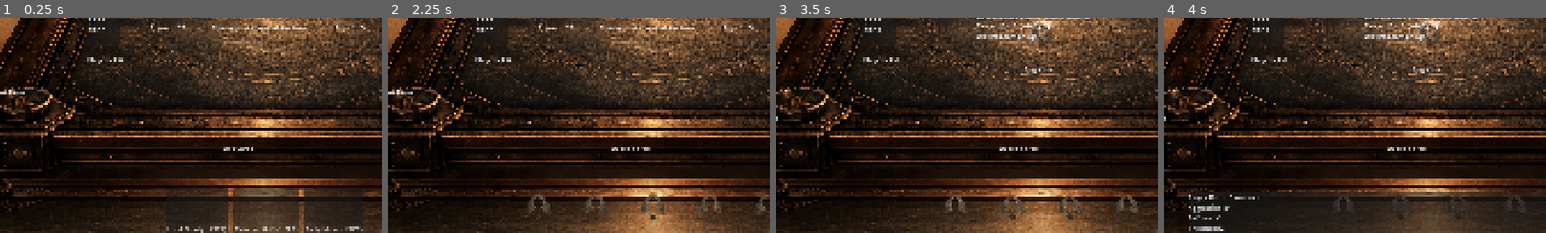
Above: before the commit, frames 1-4 (left to right).
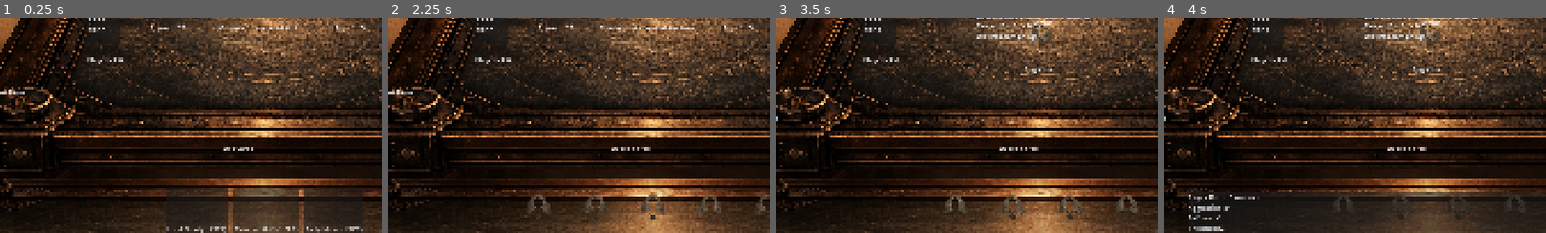
Above: after the commit, the same moments.

Repository: xyz-ai/boss-rush
Game: Godot game, scene res://scenes/main/Main.tscn
The game is run twice, just before and just after one commit, with the same random seed, the same clock (stepped at 60 frames per second) and the same inputs.
Inputs:
- Up to frame 1 (0.25 s): no input
- Up to frame 2 (2.25 s): click "BattleDeck" at 0.5 s; click "BetDeck" at 1.25 s; click "Hold Steady (0 SPR)" at 2 s
- Up to frame 3 (3.5 s): click "Aggression" at 2.75 s
- Up to frame 4 (4 s): click "Summary" at 3.5 s
The pictures show only the part of the screen within x 16-66%, y 40-90%; the shares and areas given below are measured in that part.

The runs differ from the first frame. In frame 1, 0.2% of the frame differs, in the area x 55-81%, y 3-6%; in frame 2, nothing differs; in frame 3, less than 0.1%; in frame 4, less than 0.1%.

Commit message:
2026.3.13

Diff:
--- a/scripts/ui/ClashAreaView.gd
+++ b/scripts/ui/ClashAreaView.gd
@@ -22,10 +22,9 @@
 	assert(_result_label != null, "ClashAreaView requires an existing ClashResultLabel node.")
 	clear_clash()
 
-func show_clash(player_card: Dictionary, boss_card: Dictionary, summary_text: String) -> void:
+func show_clash(player_card: Dictionary, boss_card: Dictionary) -> void:
 	_place_card(_player_card_slot, player_card, "PlayerClashCard")
 	_place_card(_boss_card_slot, boss_card, "BossClashCard")
-	_result_label.text = summary_text
 
 func set_result_text(text: String) -> void:
 	_result_label.text = text
--- a/scripts/ui/Main.gd
+++ b/scripts/ui/Main.gd
@@ -17,7 +17,7 @@
 const MAX_LOG_LINES := 5
 const BET_PHASE_CLOSED := "closed"
 const BET_MODE_DEFAULT_ENABLED := true
-const TURN_RESULT_DISPLAY_DURATION := 1.6
+const TURN_RESULT_DISPLAY_DURATION := 2.0
 const VIEW_MODE_BATTLE := "battle"
 const VIEW_MODE_BET := "bet"
 const ROUND_FOLLOWUP_NONE := ""
@@ -733,6 +733,28 @@
 	if is_instance_valid(_turn_result_popup):
 		_turn_result_popup.hide()
 
+func _current_center_guidance_text() -> String:
+	if _challenge_over:
+		return "Challenge complete."
+	if _round_feedback_active:
+		return ""
+	if _post_bet_window_open:
+		if _post_bet_effects_applied or _player_post_bet != null:
+			return "Choose End Turn to continue."
+		return "Post-Bet: play one bet card or choose End Turn."
+	if not bet_mode_enabled:
+		return "Choose a card to start the turn."
+	if _bet_phase == BET_CARD_SCRIPT.TIMING_PRE:
+		if _player_pre_bet == null:
+			return "Optional: place a bet first."
+		return "Choose a battle card to start the turn."
+	return "Choose a card to start the turn."
+
+func _refresh_center_guidance() -> void:
+	if _clash_area_view == null:
+		return
+	_clash_area_view.set_result_text(_current_center_guidance_text())
+
 func show_turn_result_popup(payload: Dictionary) -> void:
 	if not is_instance_valid(_turn_result_popup) or not is_instance_valid(_feedback_label):
 		return
@@ -809,8 +831,6 @@
 	_pending_round_followup_result = result.duplicate(true)
 	var payload := _build_round_feedback_payload(result)
 	show_turn_result_popup(payload)
-	if _clash_area_view != null:
-		_clash_area_view.set_result_text(str(payload.get("headline_text", "")))
 	_refresh_ui()
 	var tree := _host.get_tree()
 	if tree == null:
@@ -826,8 +846,6 @@
 	_pending_round_followup = ROUND_FOLLOWUP_NONE
 	_pending_round_followup_result.clear()
 	_hide_turn_result_popup()
-	if _clash_area_view != null:
-		_clash_area_view.set_result_text(str(result.get("summary_text", "")))
 	match followup:
 		ROUND_FOLLOWUP_OPEN_POST_BET:
 			_open_post_bet_window(result)
@@ -927,6 +945,7 @@
 		_boss_deck_view.set_hand(_boss_state.cards, _boss_state.used_slots)
 	_boss_battle_deck_view.set_deck(_boss_state.cards, _boss_battle_revealed, _boss_state.used_slots)
 	_boss_battle_deck_view.set_reveal_enabled(not _challenge_over)
+	_refresh_center_guidance()
 	_refresh_bet_ui()
 	_refresh_summary_texts()
 	_refresh_viewport_modes()
@@ -1263,8 +1282,7 @@
 
 	_clash_area_view.show_clash(
 		result.get("player_card", {}),
-		result.get("boss_card", {}),
-		str(result.get("summary_text", ""))
+		result.get("boss_card", {})
 	)
 	_refresh_ui()
 
--- a/tests/smoke_runner.gd
+++ b/tests/smoke_runner.gd
@@ -9,6 +9,7 @@
 const MVP_BOSS_AI_SCRIPT := preload("res://scripts/game/BossAI.gd")
 const MVP_BATTLE_CARD_SCRIPT := preload("res://scripts/game/BattleCard.gd")
 const MVP_COMBAT_ACTOR_STATE_SCRIPT := preload("res://scripts/game/CombatActorState.gd")
+const ROUND_FEEDBACK_WAIT := 2.15
 
 func _init() -> void:
 	call_deferred("_run")
@@ -400,6 +401,7 @@
 		"ContentRoot/TableArea/BossBattleDeckView/BattleDeckRow",
 	]) as HBoxContainer
 	var turn_label: Label = scene.get_node_or_null("ContentRoot/TableArea/CenterInfo/TurnLabel")
+	var clash_result_label: Label = scene.get_node_or_null("ContentRoot/TableArea/ClashArea/ClashResultLabel")
 	var player_slot: Control = scene.get_node_or_null("ContentRoot/TableArea/ClashArea/PlayerCardSlot")
 	var boss_slot: Control = scene.get_node_or_null("ContentRoot/TableArea/ClashArea/BossCardSlot")
 	var player_bet_area: Control = _find_scene_node(scene, [
@@ -434,11 +436,12 @@
 	_assert(boss_slot != null and boss_slot.get_child_count() == 1, "Without bet mode, clash area should show the boss's current card.", failures)
 	_assert(battle_deck_row != null and battle_deck_row.get_child_count() == 5, "Boss battle deck should keep 5 visible slots after use.", failures)
 
-	await _wait_seconds(1.7)
+	await _wait_seconds(ROUND_FEEDBACK_WAIT)
 
 	snapshot = controller.get_state_snapshot()
 	_assert(not bool(snapshot.get("round_feedback_active", true)), "Without bet mode, round feedback should clear after the fixed pause.", failures)
 	_assert(turn_label != null and turn_label.text == "Turn 2 / 5", "Without bet mode, resolving one turn should advance to Turn 2 / 5 after feedback ends.", failures)
+	_assert(clash_result_label != null and clash_result_label.text == "Choose a card to start the turn.", "After popup feedback ends without bet mode, the center clash label should return to the default turn prompt.", failures)
 
 	scene.queue_free()
 	await process_frame
@@ -783,12 +786,12 @@
 	_assert(turn_label != null and turn_label.text == "Turn 1 / 5", "A battle card picked after a Pre-Bet card should resolve immediately but stay on the same turn until EndTurn.", failures)
 	_assert(player_slot != null and player_slot.get_child_count() == 1, "The clash area should show the played player card after a Pre-Bet-assisted turn.", failures)
 	_assert(boss_slot != null and boss_slot.get_child_count() == 1, "The clash area should show the boss card after a Pre-Bet-assisted turn.", failures)
-	_assert(clash_result_label != null and not clash_result_label.text.is_empty(), "A turn with a Pre-Bet card should still produce a clash result.", failures)
+	_assert(clash_result_label != null and clash_result_label.text == "", "The center clash label should stay clear while the popup owns round feedback.", failures)
 	_assert(turn_result_popup != null and turn_result_popup.visible, "The main action popup should appear immediately after a Pre-Bet-assisted battle card play.", failures)
 	_assert(end_turn_button != null and not end_turn_button.visible, "EndTurn should stay hidden during the feedback pause before Post-Bet opens.", failures)
 	_assert(str(snapshot.get("player_pre_bet_id", "")) == "positive_shift", "The chosen Pre-Bet card should stay recorded until the turn is actually ended.", failures)
 
-	await _wait_seconds(1.7)
+	await _wait_seconds(ROUND_FEEDBACK_WAIT)
 
 	snapshot = controller.get_state_snapshot()
 	_assert(str(snapshot.get("bet_phase", "")) == "post", "After the feedback pause, a Pre-Bet-assisted battle card play should enter Post-Bet.", failures)
@@ -822,6 +825,7 @@
 	var turn_label: Label = scene.get_node_or_null("ContentRoot/TableArea/CenterInfo/TurnLabel")
 	var player_slot: Control = scene.get_node_or_null("ContentRoot/TableArea/ClashArea/PlayerCardSlot")
 	var boss_slot: Control = scene.get_node_or_null("ContentRoot/TableArea/ClashArea/BossCardSlot")
+	var clash_result_label: Label = scene.get_node_or_null("ContentRoot/TableArea/ClashArea/ClashResultLabel")
 	var turn_result_popup: Control = scene.get_node_or_null("ContentRoot/TableArea/TurnResultPopup")
 	var end_turn_button: Button = scene.get_node_or_null("ContentRoot/TableArea/EndTurn")
 
@@ -843,12 +847,13 @@
 	_assert(turn_result_popup != null and turn_result_popup.visible, "TurnResultPopup should appear as soon as the main action resolves.", failures)
 	_assert(end_turn_button != null and not end_turn_button.visible, "EndTurn should stay hidden until the feedback pause finishes.", failures)
 
-	await _wait_seconds(1.7)
+	await _wait_seconds(ROUND_FEEDBACK_WAIT)
 
 	snapshot = controller.get_state_snapshot()
 	_assert(str(snapshot.get("bet_phase", "")) == "post", "Clicking a battle card should enter Post-Bet after the feedback pause.", failures)
 	_assert(bool(snapshot.get("post_bet_window_open", false)), "Post-Bet should open after the feedback pause ends.", failures)
 	_assert(end_turn_button != null and end_turn_button.visible, "EndTurn should become visible during Post-Bet.", failures)
+	_assert(clash_result_label != null and clash_result_label.text == "Post-Bet: play one bet card or choose End Turn.", "After the popup clears, the center clash label should switch to a short Post-Bet guidance prompt.", failures)
 
 	if end_turn_button != null:
 		end_turn_button.emit_signal("pressed")
@@ -902,7 +907,7 @@
 		await process_frame
 
 	_assert_round_feedback_active(scene, controller, failures, "A Post-Bet test turn")
-	await _wait_seconds(1.7)
+	await _wait_seconds(ROUND_FEEDBACK_WAIT)
 
 	var snapshot: Dictionary = controller.get_state_snapshot()
 	_assert(str(snapshot.get("bet_phase", "")) == "post", "Post-Bet card testing should begin after the round feedback pause opens Post-Bet.", failures)
@@ -1118,7 +1123,7 @@
 	_assert(turn_result_popup != null and turn_result_popup.visible, "TurnResultPopup should appear immediately after the main action resolves.", failures)
 	_assert(end_turn_button != null and not end_turn_button.visible, "EndTurn should stay hidden until the round feedback pause ends.", failures)
 
-	await _wait_seconds(1.7)
+	await _wait_seconds(ROUND_FEEDBACK_WAIT)
 
 	snapshot = controller.get_state_snapshot()
 	_assert(str(snapshot.get("bet_phase", "")) == "post", "Playing a card without a pre-bet should open Post-Bet after the feedback pause.", failures)
@@ -1148,6 +1153,7 @@
 	_assert(str(snapshot.get("player_post_bet_id", "")) == "hold_steady", "Hold Steady should be tracked as a normal Post-Bet card selection.", failures)
 	_assert(str(snapshot.get("bet_phase", "")) == "post", "Hold Steady should no longer end the turn by itself.", failures)
 	_assert(turn_label != null and turn_label.text == "Turn 1 / 5", "Hold Steady should no longer advance the turn by itself.", failures)
+	_assert(clash_result_label != null and clash_result_label.text == "Choose End Turn to continue.", "After a Post-Bet choice is locked, the center clash label should switch to a short EndTurn prompt.", failures)
 	_assert(end_turn_button != null and end_turn_button.visible, "EndTurn should remain visible after Hold Steady because Hold Steady is not the turn-end control.", failures)
 
 	if end_turn_button != null:
@@ -1161,7 +1167,7 @@
 	_assert(turn_label != null and turn_label.text == "Turn 2 / 5", "EndTurn should advance the turn once Post-Bet is done.", failures)
 	_assert(player_slot != null and player_slot.get_child_count() == 1, "Clash area should still show the latest resolved player card after EndTurn.", failures)
 	_assert(boss_slot != null and boss_slot.get_child_count() == 1, "Clash area should still show the latest resolved boss card after EndTurn.", failures)
-	_assert(clash_result_label != null and not clash_result_label.text.is_empty(), "Clash result label should show a round summary.", failures)
+	_assert(clash_result_label != null and clash_result_label.text == "Optional: place a bet first.", "After EndTurn starts the next turn, the center clash label should return to the new-turn guidance prompt.", failures)
 	_assert(battle_deck_row != null and battle_deck_row.get_child_count() == 5, "Boss battle deck should keep 5 visible slots after use.", failures)
 	_assert(end_turn_button != null and not end_turn_button.visible, "EndTurn should hide again once the next turn begins.", failures)
 	_assert(
@@ -1226,6 +1232,7 @@
 	var popup: Control = scene.get_node_or_null("ContentRoot/TableArea/TurnResultPopup")
 	var feedback_label: Label = scene.get_node_or_null("ContentRoot/TableArea/TurnResultPopup/FeedbackLabel")
 	var center_info: Control = scene.get_node_or_null("ContentRoot/TableArea/CenterInfo")
+	var clash_result_label: Label = scene.get_node_or_null("ContentRoot/TableArea/ClashArea/ClashResultLabel")
 	var end_turn_button: Button = scene.get_node_or_null("ContentRoot/TableArea/EndTurn")
 	_assert(bool(snapshot.get("round_feedback_active", false)), "%s should enter round feedback mode immediately after the clash resolves." % context, failures)
 	_assert(popup != null and popup.visible, "%s should show TurnResultPopup during round feedback." % context, failures)
@@ -1234,11 +1241,24 @@
 	_assert(feedback_label != null and feedback_label.text.contains("Power:"), "%s should report effective power during round feedback." % context, failures)
 	_assert(feedback_label != null and feedback_label.text.contains("remaining:"), "%s should report the boss remaining count during round feedback." % context, failures)
 	_assert(feedback_label != null and _feedback_has_headline(str(feedback_label.text)), "%s should include a clear win/lose/draw headline." % context, failures)
+	_assert(clash_result_label != null and clash_result_label.text == "", "%s should keep the center clash label empty while the popup is active." % context, failures)
+	_assert(clash_result_label != null and not _label_contains_round_report(str(clash_result_label.text)), "%s should keep detailed round-report text out of the center clash label." % context, failures)
 	_assert(center_info != null and not center_info.visible, "%s should hide CenterInfo during round feedback." % context, failures)
 	_assert(end_turn_button != null and not end_turn_button.visible, "%s should keep EndTurn hidden during the feedback pause." % context, failures)
 
 func _feedback_has_headline(text: String) -> bool:
 	return text.contains("YOU WIN") or text.contains("YOU LOSE") or text.contains("DRAW")
+
+func _label_contains_round_report(text: String) -> bool:
+	return (
+		text.contains("YOU WIN")
+		or text.contains("YOU LOSE")
+		or text.contains("DRAW")
+		or text.contains("You played")
+		or text.contains("Boss played")
+		or text.contains("Power:")
+		or text.contains("remaining:")
+	)
 
 func _test_main_mvp_layout(size: Vector2i, failures: Array[String]) -> void:
 	DisplayServer.window_set_size(size)
Not shown, added: tests/out/ui_layering_smoke.log
